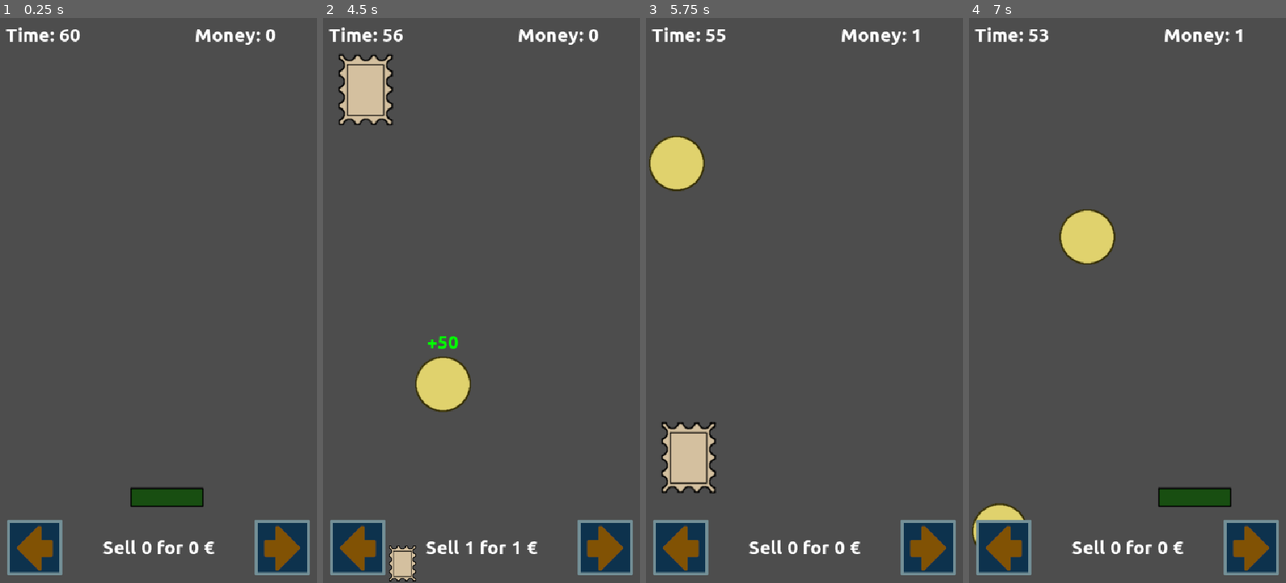
Above: before the commit, frames 1-4 (left to right).
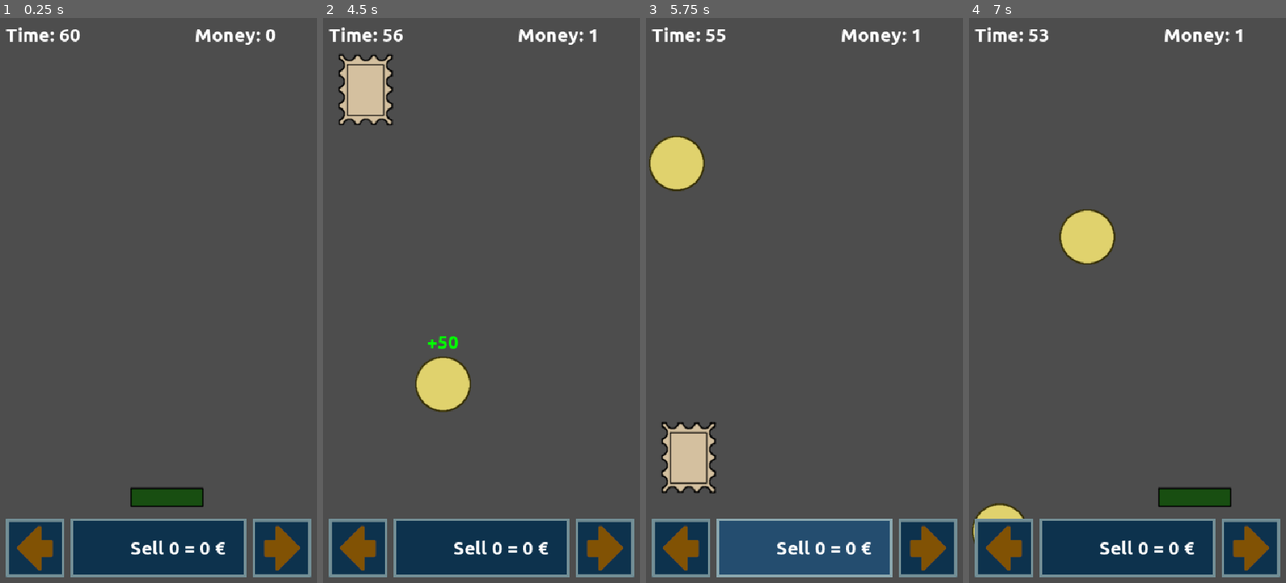
Above: after the commit, the same moments.

Repository: moisesjbc/la-kolektanto
Game: Godot game, scene res://gameplay/main/main.tscn
Same seed, same stepped clock (60 frames per second), same inputs: the game is played once before the commit and once after it.
Inputs (mouse positions are in pixels of both pictures, inside the frame that each line leads up to):
- Up to frame 1 (0.25 s): no input
- Up to frame 2 (4.5 s): click (481, 549) at 0.5 s, where only the run after the commit has a clickable "Sell 0 = 0 €"; click (357, 549) at 1.25 s; tap Enter at 2 s; hold Right (ui_right) 2.03-2.78 s; tap Space at 2.27, 3.02 s; hold Left (ui_left) 2.78-3.53 s; hold Right (ui_right) 3.53-4.25 s; click (481, 549) at 4.25 s, where only the run after the commit has a clickable "Sell 1 = 1 €"
- Up to frame 3 (5.75 s): hold Right (ui_right) from 5.03 s (still down); tap Space at 5.27 s
- Up to frame 4 (7 s): release Right (ui_right) at 5.78 s; hold Left (ui_left) from 5.78 s (still down); tap Space at 6.02, 6.77 s

The runs differ from the first frame. In frame 1, 6.6% of the frame differs, in the area x 1-99%, y 88-99%; in frame 2, 6.7%, in the area x 1-99%, y 2-100%; in frame 3, 6.6%; in frame 4, 6.6%.

Commit message:
Add sell button

Diff:
--- a/godot-project/gameplay/gui/gui.gd
+++ b/godot-project/gameplay/gui/gui.gd
@@ -1,4 +1,6 @@
 extends Node
+
+signal sell_button_pressed
 
 func _ready():
 	update_sell_label(0, "???", 0)
@@ -6,7 +8,7 @@
 	update_time_label(get_parent().seconds_left)
 
 func update_sell_label(quantity: int, type: String, money: int) -> void:
-	$control/bottom_container/hbox_container/sell_label.text = "Sell " + str(quantity) + " for " + str(money) + " €"
+	$control/bottom_container/hbox_container/sell_button/label.text = "Sell " + str(quantity) + " = " + str(money) + " €"
 	for collectible_sprite in $collectible_type_sprite.get_children():
 		collectible_sprite.visible = collectible_sprite.name == type
 
@@ -34,3 +36,6 @@
 
 func right_button_pressed() -> bool:
 	return $control/bottom_container/hbox_container/right_button.button_pressed
+
+func _on_sell_button_pressed() -> void:
+	emit_signal("sell_button_pressed")
--- a/godot-project/gameplay/gui/gui.tscn
+++ b/godot-project/gameplay/gui/gui.tscn
@@ -1,10 +1,11 @@
-[gd_scene load_steps=7 format=3 uid="uid://ch3xd2o070thq"]
+[gd_scene load_steps=8 format=3 uid="uid://ch3xd2o070thq"]
 
 [ext_resource type="Script" uid="uid://dy1rm575po04" path="res://gameplay/gui/gui.gd" id="1_6vp4t"]
 [ext_resource type="FontFile" uid="uid://cjqm33jfi3sjh" path="res://fonts/Ubuntu-B.ttf" id="1_fn8ka"]
 [ext_resource type="Texture2D" uid="uid://ddmfnagu12hr1" path="res://gameplay/gui/right_button.png" id="3_5u0en"]
 [ext_resource type="Texture2D" uid="uid://duyywc2vojk0a" path="res://gameplay/collectible/coin.png" id="3_q6c58"]
 [ext_resource type="Texture2D" uid="uid://b85u1qccdjhl5" path="res://gameplay/collectible/stamp.png" id="4_t58tl"]
+[ext_resource type="PackedScene" uid="uid://empygty13skr" path="res://gui/button/button.tscn" id="4_to63c"]
 [ext_resource type="PackedScene" uid="uid://3darbcdj8rf" path="res://gameplay/gui/game_over/game_over.tscn" id="5_ukvlr"]
 
 [node name="gui" type="Node"]
@@ -74,13 +75,25 @@
 texture_hover = ExtResource("3_5u0en")
 flip_h = true
 
-[node name="sell_label" type="Label" parent="control/bottom_container/hbox_container"]
+[node name="sell_button" parent="control/bottom_container/hbox_container" instance=ExtResource("4_to63c")]
+custom_minimum_size = Vector2(200, 30)
 layout_mode = 2
 size_flags_horizontal = 3
+text = "
+"
+
+[node name="label" type="Label" parent="control/bottom_container/hbox_container/sell_button"]
+process_mode = 4
+layout_mode = 0
+offset_left = 72.0
+offset_top = 6.0
+offset_right = 294.0
+offset_bottom = 95.0
 theme_override_fonts/font = ExtResource("1_fn8ka")
 theme_override_font_sizes/font_size = 32
-text = "Sell X <type> for Y"
+text = "Sell 1 x 300 €"
 horizontal_alignment = 1
+vertical_alignment = 1
 
 [node name="right_button" type="TextureButton" parent="control/bottom_container/hbox_container"]
 layout_mode = 2
@@ -89,14 +102,18 @@
 texture_hover = ExtResource("3_5u0en")
 
 [node name="collectible_type_sprite" type="Node2D" parent="."]
-position = Vector2(136, 927)
+position = Vector2(159, 899)
 scale = Vector2(0.5, 0.5)
 
 [node name="coin" type="Sprite2D" parent="collectible_type_sprite"]
+process_mode = 4
 texture = ExtResource("3_q6c58")
 
 [node name="stamp" type="Sprite2D" parent="collectible_type_sprite"]
+process_mode = 4
 texture = ExtResource("4_t58tl")
 
 [node name="game_over" parent="." instance=ExtResource("5_ukvlr")]
 visible = false
+
+[connection signal="pressed" from="control/bottom_container/hbox_container/sell_button" to="." method="_on_sell_button_pressed"]
--- a/godot-project/gameplay/main/main.tscn
+++ b/godot-project/gameplay/main/main.tscn
@@ -23,4 +23,5 @@
 [connection signal="time_elapsed" from="." to="gui" method="_on_main_time_elapsed"]
 [connection signal="collectibles_updated" from="player" to="gui" method="_on_player_collectibles_updated"]
 [connection signal="money_updated" from="player" to="gui" method="_on_player_money_updated"]
+[connection signal="sell_button_pressed" from="gui" to="player" method="_on_gui_sell_button_pressed"]
 [connection signal="timeout" from="countdown_timer" to="." method="_on_countdown_timer_timeout"]
--- a/godot-project/gameplay/player/player.gd
+++ b/godot-project/gameplay/player/player.gd
@@ -45,3 +45,7 @@
 
 	emit_signal("money_updated", current_money)
 	emit_signal("collectibles_updated", current_collectibles_quantity, current_collectibles_type, current_collectibles_money)
+
+
+func _on_gui_sell_button_pressed() -> void:
+	sell_collectibles()
--- a/godot-project/gui/button/button.tscn
+++ b/godot-project/gui/button/button.tscn
@@ -26,6 +26,14 @@
 border_width_bottom = 5
 border_color = Color(0.54608965, 0.6569007, 0.6847096, 1)
 
+[sub_resource type="StyleBoxFlat" id="StyleBoxFlat_fu7wc"]
+bg_color = Color(0.050980393, 0.19607843, 0.3019608, 1)
+border_width_left = 5
+border_width_top = 5
+border_width_right = 5
+border_width_bottom = 5
+border_color = Color(0.4509804, 0.56078434, 0.5882353, 1)
+
 [node name="button" type="Button"]
 custom_minimum_size = Vector2(400, 50)
 offset_right = 8.0
@@ -35,3 +43,4 @@
 theme_override_styles/normal = SubResource("StyleBoxFlat_q5wpd")
 theme_override_styles/pressed = SubResource("StyleBoxFlat_urwxp")
 theme_override_styles/hover = SubResource("StyleBoxFlat_c3nm8")
+theme_override_styles/focus = SubResource("StyleBoxFlat_fu7wc")
Binary file removed: godot-project/gameplay/gui/left_button.png
Not shown, removed: godot-project/gameplay/gui/left_button.png.import
Binary file changed: godot-project/gameplay/gui/right_button.png
Not shown: 1 places in godot-project/gui/button/button.tscn that only renumber resources
Not shown, changed: design/movement_button.xcf
